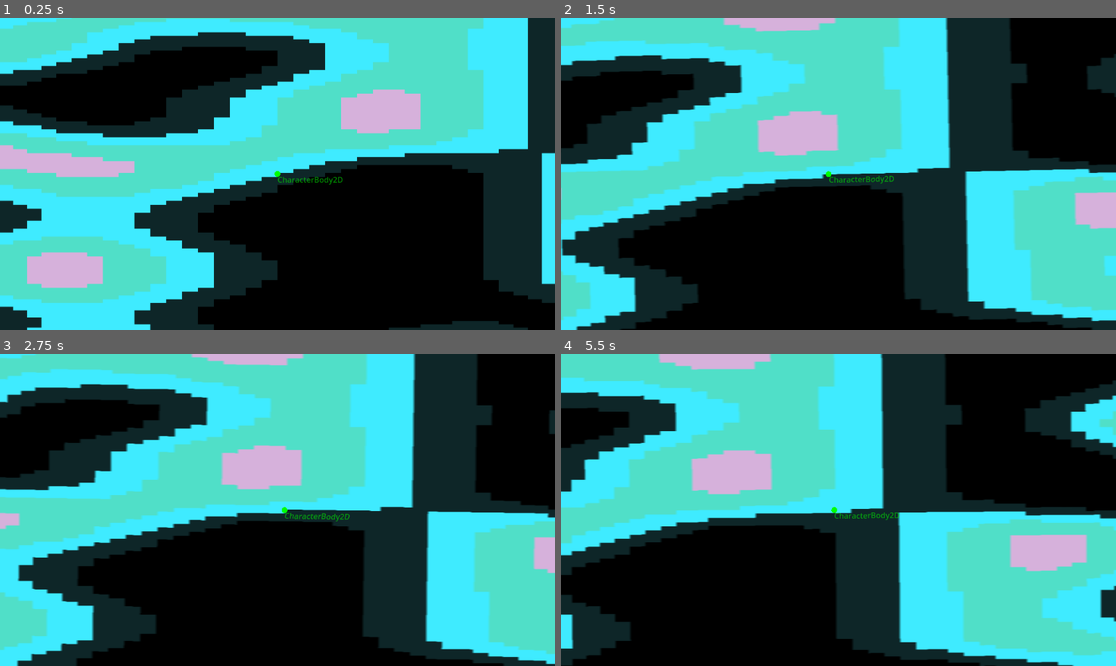
Above: before the commit, frames 1-4 (two rows, left to right).
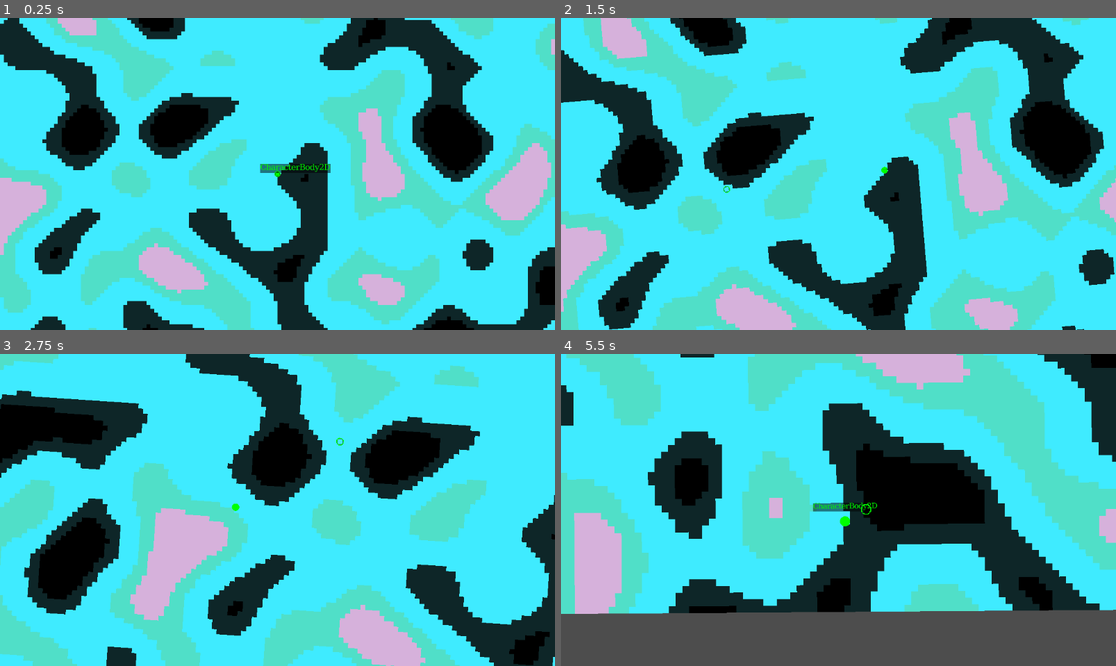
Above: after the commit, the same moments.

Repository: tremisabdoul/2drl
Game: Godot game, scene res://node_2d.tscn
The game is run twice, just before and just after one commit, with the same random seed, the same clock (stepped at 60 frames per second) and the same inputs.
Inputs (mouse positions are in pixels of both pictures, inside the frame that each line leads up to):
- Up to frame 1 (0.25 s): no input
- Up to frame 2 (1.5 s): move the mouse to (960, 158) at 0.52 s; hold Shift 0.53-1.28 s; hold Right (ui_right) from 0.53 s (still down); tap Page Up (ui_page_up) at 0.77, 0.8, 1.07, 1.35 s; move the mouse to (727, 189) at 1.27 s
- Up to frame 3 (2.75 s): tap Page Up (ui_page_up) at 1.52, 1.82, 2.3 s; tap Shift at 1.55 s; move the mouse to (333, 441) at 2.02 s; release Right (ui_right) at 2.03 s; hold Left (ui_left) from 2.03 s (still down); hold Shift from 2.03 s (still down)
- Up to frame 4 (5.5 s): move the mouse to (810, 572) at 2.77 s; release Left (ui_left) at 2.78 s; release Shift at 2.78 s; hold Right (ui_right) 2.78-4.28 s; tap Shift at 2.85, 4.35 s; tap Page Up (ui_page_up) at 3.02, 3.32, 3.6, 3.77, 4.07, 4.52, 4.82, 5.3 s; move the mouse to (1005, 556) at 3.52 s; move the mouse to (672, 463) at 4.27 s; hold Left (ui_left) 4.28-5.03 s; move the mouse to (866, 510) at 5.02 s; hold Right (ui_right) from 5.03 s (still down); hold Shift from 5.03 s (still down)

The runs differ from the first frame. In frame 1, 78% of the frame differs, in the area x 0-100%, y 0-100%; in frame 2, 81%; in frame 3, 79%; in frame 4, 84%.

Commit message:
shheeeesh ls maths ont été rework

Diff:
--- a/CharacterBody2D.gd
+++ b/CharacterBody2D.gd
@@ -1,53 +1,72 @@
 extends CharacterBody2D
 
-@export var speed: float = 50.0
+@export var speed: float = 256.0
+@export var camera_rotation_enabled: bool = true
+@export var camera_rotation_strength: float = 1.
+@export var camera_movement_enabled: bool = true
+@export var camera_movement_strength: float = 1.
 var dtbf:          float
-var gravity:       float = 1000.
-var jump_impulse:  float = -500.
+var gravity:       float = 2000.
+var jump_impulse:  float = -800.
 
 
 func _ready():
 	if is_multiplayer_authority():
-		$Label.text = "[color=#00FF0088]"+str(name)+"[/color]"
+		$Label.text = "[color=#00FF00]"+str(name)+"[/color]"
+		Input.mouse_mode = Input.MOUSE_MODE_HIDDEN
+	else:
+		$Label.text = "[color=#00FFFF]"+str(name)+"[/color]"
 
 
-func _physics_process(delta):
+func _process(delta):
+	if position.y > 1024:
+		position.y = -1024
 	var direction: Vector2 = Input.get_vector("ui_left", "ui_right", "ui_up", "ui_down")
 	if Input.is_key_pressed(KEY_SHIFT):
 		dtbf = delta_time_based_factor(pow(2, 20), delta)
-		velocity /= dtbf
+		velocity /= 1+dtbf
 		if direction.length():
-			velocity += direction * speed * dtbf
+			velocity += direction * speed * dtbf * 3
 	else:
+		$SlideParticles.emitting = false
 		if is_on_floor():
+			velocity.y = 0
 			dtbf = delta_time_based_factor(pow(2, 20), delta)
-			velocity.x /= dtbf
+			velocity.x /= 1+dtbf
 			if Input.is_action_just_pressed("ui_up"):
 				velocity.y = jump_impulse
-				velocity.x += direction.x * speed
 			if direction.length():
 				velocity.x += direction.x * speed * dtbf
 		else:
 			dtbf = delta_time_based_factor(2, delta)
 			velocity.y += gravity * delta
-			velocity.x /= dtbf
+			velocity.x /= 1+dtbf
 			if direction.length():
-				velocity.x += direction.x * speed * dtbf * .1
+				velocity.x += direction.x * speed * dtbf
 			if $L.is_colliding() or $R.is_colliding():
+				$SlideParticles.position.x = -(float($L.is_colliding())-float($R.is_colliding()))*10
+				$SlideParticles.emitting = true
+				velocity.y = min(velocity.y, 64)
 				if Input.is_action_just_pressed("ui_up"):
-					velocity.x = (float($L.is_colliding())+-float($R.is_colliding())) * speed * 10
-					velocity.y = jump_impulse / 2
-
+					velocity.x = (float($L.is_colliding())-float($R.is_colliding())) * speed * 2
+					velocity.y = jump_impulse * .5
 	move_and_slide()
-
+	$Cursor.position = get_local_mouse_position()
+	var d = clamp(1-(get_local_mouse_position().length()/128), 0, 1)
 	dtbf = delta_time_based_factor(16, delta)
-	$Camera2D.position += velocity / 300 * dtbf
-	$Camera2D.position /= dtbf
-	$Camera2D.rotation += velocity.x / 300000 * dtbf
-	$Camera2D.rotation /= dtbf
-	$Camera2D.zoom += Vector2.ONE * Input.get_axis("ui_text_scroll_up", "ui_text_scroll_down")
+	$Label.scale += (Vector2.ONE * d) * dtbf
+	$Label.scale /= 1+dtbf
+	$Label.position += (-($Label.size*d/2) - Vector2(0, 32) * d) * dtbf
+	$Label.position /= 1+dtbf
+	if camera_rotation_enabled:
+		$Camera2D.rotation += velocity.x * camera_rotation_strength / 8192 * dtbf
+		$Camera2D.rotation /= 1+dtbf
+	if camera_movement_enabled:
+		$Camera2D.position -= velocity * camera_movement_strength / 8 * dtbf
+		$Camera2D.position /= 1+dtbf
 	$Camera2D/Sprite2D4.material.set_shader_parameter("velocity", (velocity*delta))
+	$Camera2D.zoom *= Input.get_axis("ui_page_down", "ui_page_up")*.01+1
 
 
 func delta_time_based_factor(factor: float, delta: float):
-	return pow(factor, delta)
+	return pow(factor, delta)-1
--- a/Sprite2D2.gd
+++ b/Sprite2D2.gd
@@ -5,6 +5,7 @@
 @export var gradiant: Gradient
 
 func _enter_tree():
+	var start_time = Time.get_unix_time_from_system()
 	var shapes = [
 		PackedVector2Array([Vector2(-.5, -.5), Vector2(-.5, .5), Vector2(0, 0)]),
 		PackedVector2Array([Vector2(-.5, -.5), Vector2(-.5, .5), Vector2(.5, -.5)]),
@@ -27,7 +28,7 @@
 	texture.color_ramp = gradiant
 	texture.generate_mipmaps = false
 	texture.noise = noise
-	texture.width = 2048
+	texture.height = 128
 	texture.width = 2048
 	await texture.changed
 	image = texture.get_image()
@@ -36,7 +37,7 @@
 	get_child(0).name = "Body"
 	for y in image.get_height():
 		y += .5
-		print("Map generation: 2/3: (Collisions) ", (y/image.get_height())*100, "%")
+		#print("Map generation: 2/3: (Collisions) ", ((y+.5)/image.get_height())*100, "%")
 		for x in image.get_width():
 			x += .5
 			if is_solid(image.get_pixel(x, y)):
@@ -61,6 +62,7 @@
 					$Body.add_child(p)
 	#texture = null
 	print("Map generation: 3/3")
+	print("Map generation duration: ", Time.get_unix_time_from_system() - start_time, "s")
 
 
 func is_solid(fragment: Color):
--- /dev/null
+++ b/character_body_2d.tscn
@@ -0,0 +1,132 @@
+[gd_scene load_steps=15 format=3 uid="uid://deiqrenjn4fu0"]
+
+[ext_resource type="Script" path="res://CharacterBody2D.gd" id="1_0k4ba"]
+[ext_resource type="Shader" path="res://shader2d1.gdshader" id="2_d5cj5"]
+
+[sub_resource type="Gradient" id="Gradient_23ur5"]
+colors = PackedColorArray(1, 1, 1, 0.145098, 0.619608, 0.470588, 0.45098, 0)
+
+[sub_resource type="GradientTexture2D" id="GradientTexture2D_l2uk8"]
+gradient = SubResource("Gradient_23ur5")
+width = 8
+height = 8
+fill = 1
+fill_from = Vector2(0.5, 0.5)
+fill_to = Vector2(0.5, 1)
+metadata/_snap_enabled = true
+
+[sub_resource type="Curve" id="Curve_n8sly"]
+_data = [Vector2(0, 0), 0.0, 0.0, 0, 0, Vector2(0.144144, 1), 0.0, 0.0, 0, 0, Vector2(1, 0), 0.0, 0.0, 0, 0]
+point_count = 3
+
+[sub_resource type="ShaderMaterial" id="ShaderMaterial_6po4x"]
+shader = ExtResource("2_d5cj5")
+shader_parameter/enabled = false
+shader_parameter/motion_blur_effect_enabled = true
+shader_parameter/motion_blur_quality = 8.0
+shader_parameter/motion_blur_boost = 2.0
+shader_parameter/velocity = Vector2(0, 0)
+shader_parameter/distortion_effect_enabled = true
+shader_parameter/distortion_strength = 32.0
+shader_parameter/distortion_power = 8.0
+
+[sub_resource type="CanvasTexture" id="CanvasTexture_h88gy"]
+
+[sub_resource type="SphereMesh" id="SphereMesh_hwwm0"]
+radius = 6.0
+height = 12.0
+
+[sub_resource type="Gradient" id="Gradient_neluf"]
+offsets = PackedFloat32Array(0.425641)
+colors = PackedColorArray(0, 1, 0, 1)
+
+[sub_resource type="GradientTexture1D" id="GradientTexture1D_aoaln"]
+gradient = SubResource("Gradient_neluf")
+width = 1
+
+[sub_resource type="CapsuleShape2D" id="CapsuleShape2D_4ofr4"]
+radius = 6.0
+height = 12.0
+
+[sub_resource type="SystemFont" id="SystemFont_dykef"]
+font_names = PackedStringArray("Monospace")
+subpixel_positioning = 0
+multichannel_signed_distance_field = true
+msdf_size = 64
+
+[sub_resource type="Gradient" id="Gradient_p1spm"]
+interpolation_mode = 1
+offsets = PackedFloat32Array(0, 0.7, 0.8, 1)
+colors = PackedColorArray(0, 1, 0, 0, 0, 0, 0, 0.501961, 0, 1, 0, 1, 0, 1, 0, 0)
+
+[sub_resource type="GradientTexture2D" id="GradientTexture2D_j407f"]
+gradient = SubResource("Gradient_p1spm")
+fill = 1
+fill_from = Vector2(0.5, 0.5)
+fill_to = Vector2(0.5, 0.4)
+metadata/_snap_enabled = true
+
+[node name="CharacterBody2D" type="CharacterBody2D"]
+texture_filter = 1
+floor_constant_speed = true
+floor_block_on_wall = false
+floor_snap_length = 16.0
+script = ExtResource("1_0k4ba")
+
+[node name="SlideParticles" type="CPUParticles2D" parent="."]
+emitting = false
+lifetime = 1.5
+texture = SubResource("GradientTexture2D_l2uk8")
+direction = Vector2(-1, 0)
+spread = 180.0
+gravity = Vector2(0, 0)
+initial_velocity_max = 32.0
+damping_min = 32.0
+damping_max = 32.0
+scale_amount_min = 4.0
+scale_amount_max = 4.0
+scale_amount_curve = SubResource("Curve_n8sly")
+
+[node name="Camera2D" type="Camera2D" parent="."]
+ignore_rotation = false
+
+[node name="Sprite2D4" type="Sprite2D" parent="Camera2D"]
+texture_filter = 1
+material = SubResource("ShaderMaterial_6po4x")
+scale = Vector2(1920, 1080)
+texture = SubResource("CanvasTexture_h88gy")
+
+[node name="MeshInstance2D" type="MeshInstance2D" parent="."]
+mesh = SubResource("SphereMesh_hwwm0")
+texture = SubResource("GradientTexture1D_aoaln")
+
+[node name="CollisionShape2D" type="CollisionShape2D" parent="."]
+shape = SubResource("CapsuleShape2D_4ofr4")
+
+[node name="Label" type="RichTextLabel" parent="."]
+offset_right = 39.0
+offset_bottom = 19.0
+theme_override_fonts/normal_font = SubResource("SystemFont_dykef")
+bbcode_enabled = true
+text = "[color=#00FF0088]Name[/color]"
+fit_content = true
+scroll_active = false
+autowrap_mode = 0
+shortcut_keys_enabled = false
+
+[node name="ColorRect" type="ColorRect" parent="Label"]
+show_behind_parent = true
+layout_mode = 0
+offset_right = 256.0
+offset_bottom = 24.0
+color = Color(0, 0, 0, 0.501961)
+
+[node name="Cursor" type="Sprite2D" parent="."]
+texture_filter = 1
+texture = SubResource("GradientTexture2D_j407f")
+
+[node name="R" type="RayCast2D" parent="."]
+target_position = Vector2(16, 0)
+
+[node name="L" type="RayCast2D" parent="."]
+target_position = Vector2(-16, 0)
--- a/destination_finale.tscn
+++ b/destination_finale.tscn
@@ -1,7 +1,6 @@
-[gd_scene load_steps=13 format=3 uid="uid://r50nqmxa4rtj"]
+[gd_scene load_steps=6 format=3 uid="uid://r50nqmxa4rtj"]
 
-[ext_resource type="Script" path="res://CharacterBody2D.gd" id="1_vry68"]
-[ext_resource type="Shader" path="res://shader2d1.gdshader" id="2_hhh7g"]
+[ext_resource type="PackedScene" uid="uid://deiqrenjn4fu0" path="res://character_body_2d.tscn" id="1_7dfhp"]
 
 [sub_resource type="SphereMesh" id="SphereMesh_yv25u"]
 radius = 1920.0
@@ -18,34 +17,6 @@
 
 [sub_resource type="RectangleShape2D" id="RectangleShape2D_8d4g8"]
 size = Vector2(128, 128)
-
-[sub_resource type="ShaderMaterial" id="ShaderMaterial_4e6hn"]
-shader = ExtResource("2_hhh7g")
-shader_parameter/motion_blur_effect_enabled = true
-shader_parameter/motion_blur_quality = 8.0
-shader_parameter/motion_blur_boost = 1.0
-shader_parameter/velocity = Vector2(0, 0)
-shader_parameter/distortion_effect_enabled = true
-shader_parameter/distortion_strength = 32.0
-shader_parameter/distortion_power = 8.0
-
-[sub_resource type="CanvasTexture" id="CanvasTexture_h3ch2"]
-
-[sub_resource type="SphereMesh" id="SphereMesh_e08f1"]
-radius = 6.0
-height = 12.0
-
-[sub_resource type="Gradient" id="Gradient_wtypc"]
-offsets = PackedFloat32Array(0.425641)
-colors = PackedColorArray(0, 1, 0, 1)
-
-[sub_resource type="GradientTexture1D" id="GradientTexture1D_t34qm"]
-gradient = SubResource("Gradient_wtypc")
-width = 1
-
-[sub_resource type="CapsuleShape2D" id="CapsuleShape2D_po0vt"]
-radius = 6.0
-height = 12.0
 
 [node name="Node2D" type="Node2D"]
 
@@ -136,41 +107,5 @@
 [node name="CollisionShape2D" type="CollisionShape2D" parent="Node2D/StaticBody2D9"]
 shape = SubResource("RectangleShape2D_8d4g8")
 
-[node name="CharacterBody2D" type="CharacterBody2D" parent="."]
-texture_filter = 1
-position = Vector2(-256, -80)
-floor_constant_speed = true
-floor_block_on_wall = false
-floor_snap_length = 16.0
-script = ExtResource("1_vry68")
-
-[node name="Camera2D" type="Camera2D" parent="CharacterBody2D"]
-ignore_rotation = false
-
-[node name="Sprite2D4" type="Sprite2D" parent="CharacterBody2D/Camera2D"]
-material = SubResource("ShaderMaterial_4e6hn")
-scale = Vector2(1920, 1080)
-texture = SubResource("CanvasTexture_h3ch2")
-
-[node name="MeshInstance2D" type="MeshInstance2D" parent="CharacterBody2D"]
-mesh = SubResource("SphereMesh_e08f1")
-texture = SubResource("GradientTexture1D_t34qm")
-
-[node name="CollisionShape2D" type="CollisionShape2D" parent="CharacterBody2D"]
-shape = SubResource("CapsuleShape2D_po0vt")
-
-[node name="Label" type="RichTextLabel" parent="CharacterBody2D"]
-offset_right = 47.0
-offset_bottom = 23.0
-bbcode_enabled = true
-text = "[color=#00FF0088]Name[/color]"
-fit_content = true
-scroll_active = false
-autowrap_mode = 0
-shortcut_keys_enabled = false
-
-[node name="R" type="RayCast2D" parent="CharacterBody2D"]
-target_position = Vector2(16, 0)
-
-[node name="L" type="RayCast2D" parent="CharacterBody2D"]
-target_position = Vector2(-16, 0)
+[node name="CharacterBody2D" parent="." instance=ExtResource("1_7dfhp")]
+position = Vector2(0, -64)
--- a/node_2d.tscn
+++ b/node_2d.tscn
@@ -1,82 +1,17 @@
-[gd_scene load_steps=12 format=3 uid="uid://clnh2umnoti5w"]
+[gd_scene load_steps=5 format=3 uid="uid://clnh2umnoti5w"]
 
-[ext_resource type="Script" path="res://CharacterBody2D.gd" id="1_07k3p"]
 [ext_resource type="Script" path="res://Sprite2D2.gd" id="2_3876p"]
-[ext_resource type="Shader" path="res://shader2d1.gdshader" id="3_hgyc6"]
 [ext_resource type="FastNoiseLite" uid="uid://co6shoxnaapq0" path="res://noise.tres" id="3_rmeff"]
 [ext_resource type="Gradient" uid="uid://c4ofpe3d7nvw4" path="res://noise_ramp.tres" id="4_5kivw"]
-
-[sub_resource type="ShaderMaterial" id="ShaderMaterial_6po4x"]
-shader = ExtResource("3_hgyc6")
-shader_parameter/motion_blur_effect_enabled = true
-shader_parameter/motion_blur_quality = 8.0
-shader_parameter/motion_blur_boost = 1.0
-shader_parameter/velocity = Vector2(0, 0)
-shader_parameter/distortion_effect_enabled = true
-shader_parameter/distortion_strength = 32.0
-shader_parameter/distortion_power = 8.0
-
-[sub_resource type="CanvasTexture" id="CanvasTexture_h88gy"]
-
-[sub_resource type="SphereMesh" id="SphereMesh_hwwm0"]
-radius = 6.0
-height = 12.0
-
-[sub_resource type="Gradient" id="Gradient_neluf"]
-offsets = PackedFloat32Array(0.425641)
-colors = PackedColorArray(0, 1, 0, 1)
-
-[sub_resource type="GradientTexture1D" id="GradientTexture1D_aoaln"]
-gradient = SubResource("Gradient_neluf")
-width = 1
-
-[sub_resource type="CapsuleShape2D" id="CapsuleShape2D_4ofr4"]
-radius = 6.0
-height = 12.0
+[ext_resource type="PackedScene" uid="uid://deiqrenjn4fu0" path="res://character_body_2d.tscn" id="4_eifcy"]
 
 [node name="Node2D" type="Node2D"]
 
 [node name="Sprite2D2" type="Sprite2D" parent="."]
 texture_filter = 3
-scale = Vector2(32, 8)
+scale = Vector2(8, 8)
 script = ExtResource("2_3876p")
 noise = ExtResource("3_rmeff")
 gradiant = ExtResource("4_5kivw")
 
-[node name="CharacterBody2D" type="CharacterBody2D" parent="."]
-texture_filter = 1
-floor_constant_speed = true
-floor_block_on_wall = false
-floor_snap_length = 16.0
-script = ExtResource("1_07k3p")
-
-[node name="Camera2D" type="Camera2D" parent="CharacterBody2D"]
-ignore_rotation = false
-
-[node name="Sprite2D4" type="Sprite2D" parent="CharacterBody2D/Camera2D"]
-material = SubResource("ShaderMaterial_6po4x")
-scale = Vector2(1920, 1080)
-texture = SubResource("CanvasTexture_h88gy")
-
-[node name="MeshInstance2D" type="MeshInstance2D" parent="CharacterBody2D"]
-mesh = SubResource("SphereMesh_hwwm0")
-texture = SubResource("GradientTexture1D_aoaln")
-
-[node name="CollisionShape2D" type="CollisionShape2D" parent="CharacterBody2D"]
-shape = SubResource("CapsuleShape2D_4ofr4")
-
-[node name="Label" type="RichTextLabel" parent="CharacterBody2D"]
-offset_right = 47.0
-offset_bottom = 23.0
-bbcode_enabled = true
-text = "[color=#00FF0088]Name[/color]"
-fit_content = true
-scroll_active = false
-autowrap_mode = 0
-shortcut_keys_enabled = false
-
-[node name="R" type="RayCast2D" parent="CharacterBody2D"]
-target_position = Vector2(16, 0)
-
-[node name="L" type="RayCast2D" parent="CharacterBody2D"]
-target_position = Vector2(-16, 0)
+[node name="CharacterBody2D" parent="." instance=ExtResource("4_eifcy")]
--- a/noise_ramp.tres
+++ b/noise_ramp.tres
@@ -2,5 +2,5 @@
 
 [resource]
 interpolation_mode = 1
-offsets = PackedFloat32Array(0, 0.4, 0.5, 0.605911, 0.73399)
+offsets = PackedFloat32Array(0, 0.3, 0.4, 0.605911, 0.73399)
 colors = PackedColorArray(0, 0, 0, 1, 0.0588235, 0.14902, 0.160784, 1, 0.25098, 0.92549, 1, 1, 0.317647, 0.878431, 0.784314, 1, 0.839216, 0.694118, 0.862745, 1)
--- a/project.godot
+++ b/project.godot
@@ -15,6 +15,11 @@
 config/features=PackedStringArray("4.1", "Forward Plus")
 config/icon="res://icon.svg"
 
+[debug]
+
+settings/stdout/print_fps=true
+
 [display]
 
 window/size/mode=3
+window/vsync/vsync_mode=0
--- a/shader2d1.gdshader
+++ b/shader2d1.gdshader
@@ -2,8 +2,9 @@
 
 uniform sampler2D SCREEN_TEXTURE: hint_screen_texture;
 
+uniform bool enabled = true;
+
 group_uniforms motion_blur;
-
 uniform bool motion_blur_effect_enabled = true;
 uniform float motion_blur_quality: hint_range(1.0, 256.0, 1) = 8;
 uniform float motion_blur_boost: hint_range(1.0, 4.0, .1) = 1;
@@ -23,23 +24,29 @@
 
 void fragment()
 {
-	vec2 uv = SCREEN_UV;
-	if (distortion_effect_enabled)
+	if (enabled)
 	{
-		uv = (uv-.5)*2.;
-		uv = uv*distortion_strength + vec2_pow(uv, distortion_power);
-		uv /= 4.+(distortion_strength-1.)*2.;
-		uv += .5;
+		vec2 uv = SCREEN_UV;
+		if (distortion_effect_enabled)
+		{
+			uv = (uv-.5)*2.;
+			uv = uv*distortion_strength + vec2_pow(uv, distortion_power);
+			uv /= 4.+(distortion_strength-1.)*2.;
+			uv += .5;
+		}
+		vec4 color = vec4(0.);
+		float blend = 1.;
+		if (motion_blur_effect_enabled)
+		{
+			vec2 v = velocity*SCREEN_PIXEL_SIZE*motion_blur_boost;
+			float d = 2.*(max(SCREEN_UV.x, SCREEN_UV.y) - .5);
+			blend += motion_blur_quality;
+			for (float i=1.; i<=motion_blur_quality; i++)
+				color += texture(SCREEN_TEXTURE, uv+(v*i*d)/motion_blur_quality)/blend;
+		}
+		color += texture(SCREEN_TEXTURE, uv)/blend;
+		COLOR = color;
+	} else {
+		COLOR = texture(SCREEN_TEXTURE, SCREEN_UV);
 	}
-	vec4 color = vec4(0.);
-	float blend = 1.;
-	if (motion_blur_effect_enabled)
-	{
-		vec2 v = velocity*SCREEN_PIXEL_SIZE*motion_blur_boost;
-		blend += motion_blur_quality;
-		for (float i=1.; i<=motion_blur_quality; i++)
-			color += texture(SCREEN_TEXTURE, uv+(v*i)/motion_blur_quality)/blend;
-	}
-	color += texture(SCREEN_TEXTURE, uv)/blend;
-	COLOR = color;
 }
